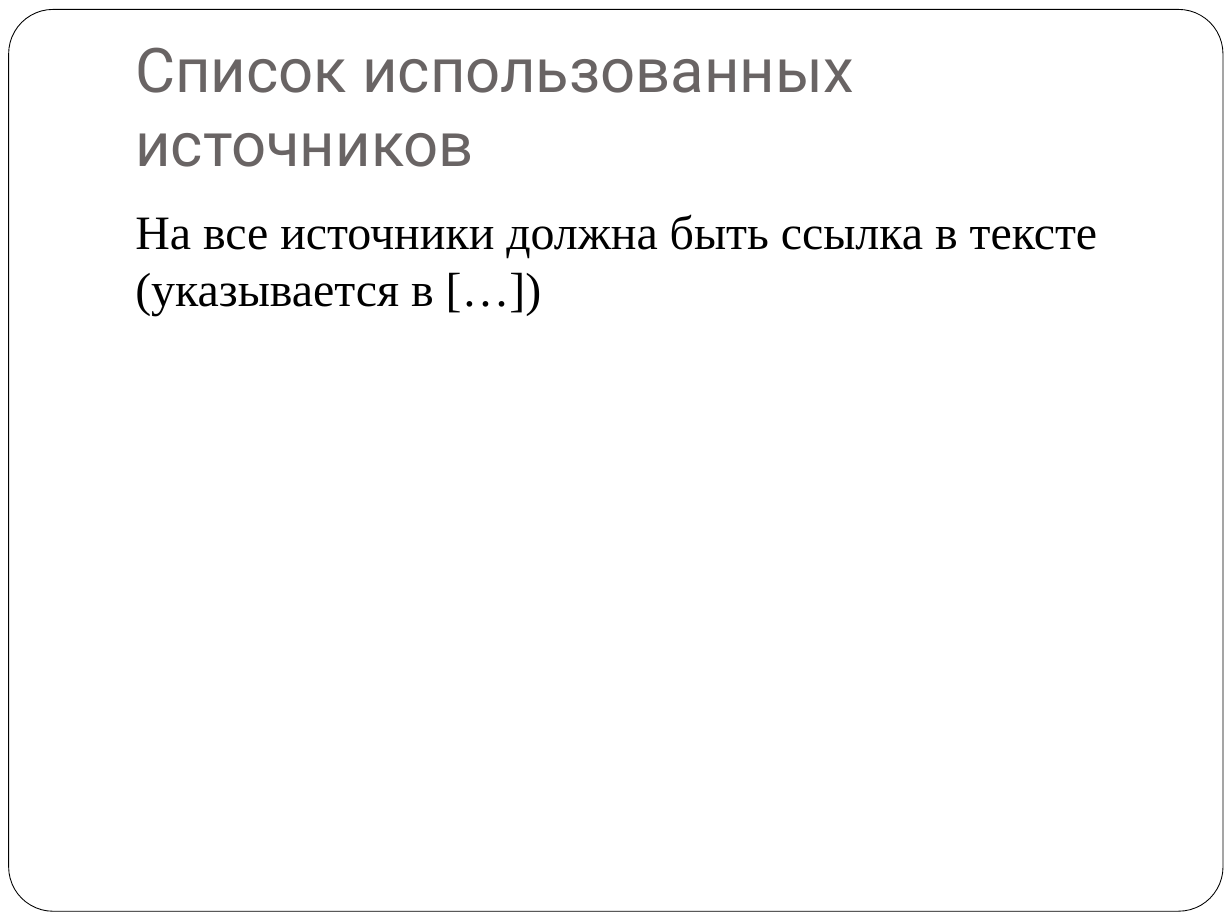
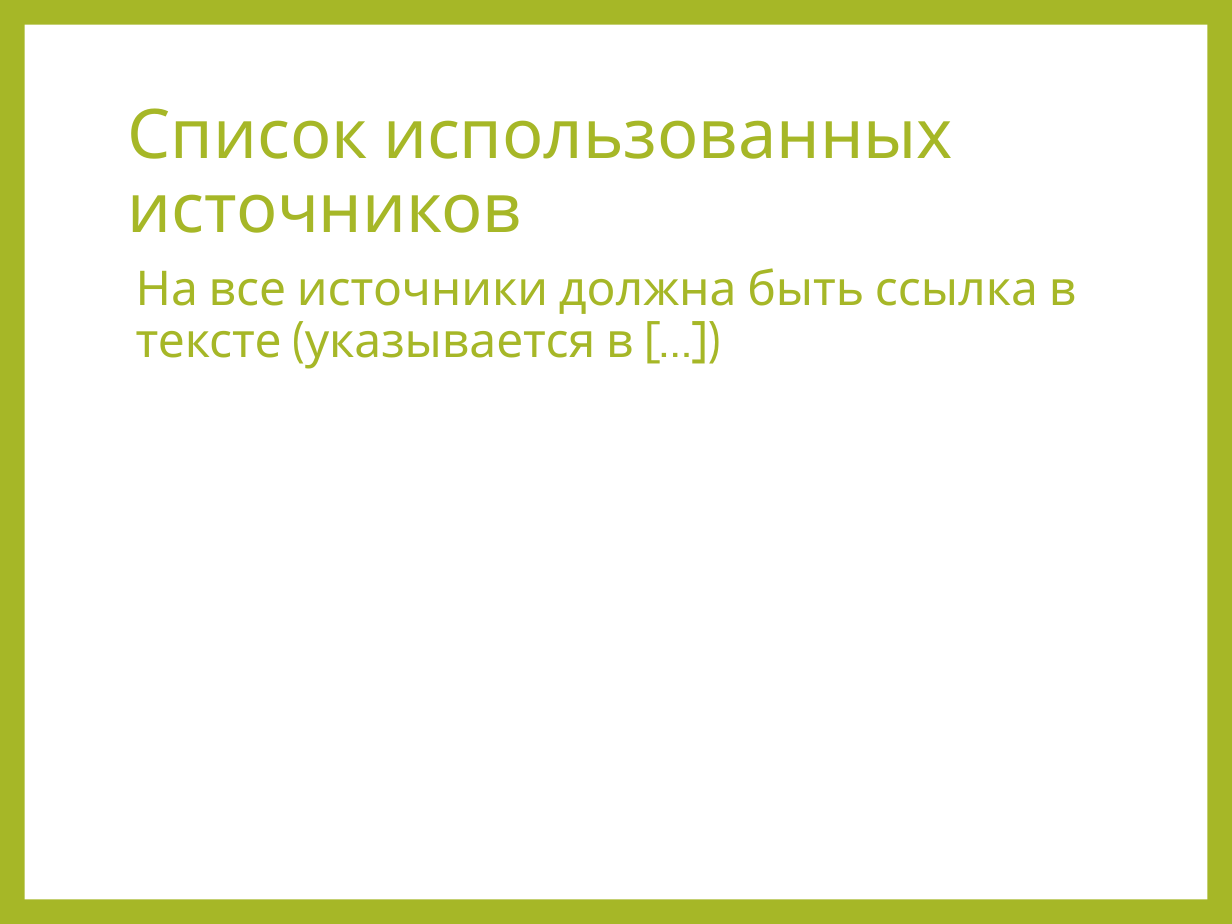
Before and after one commit to KlosHiHi/CursedProj, a slide deck: slide 22 of files/Курсовое проектирование 2026.pptx. Drawn at 1232x924 pixels with LibreOffice and Linux fonts; fonts in the diff are those of the drawing. Boxes give left, top, right and bottom in pixels: in the first picture for what was removed or moved away, otherwise in the second. Text is boxed around its words. In the diff, an @@ line names an element or a change of style, - is before the commit and + after.

```diff
--- a/files/Курсовое проектирование 2026.pptx
+++ b/files/Курсовое проектирование 2026.pptx
@@ background #FFFFFF to #A6B727 @@
@@ rounded rectangle removed at box(9, 10, 1223, 912) @@
@@ rectangle added at box(25, 25, 1207, 899), fill #FFFFFF @@
@@ title "Список использованных источников": place and size @@
-title "Список использованных источников" at box(135, 47, 853, 167)
+title "Список использованных источников" at box(128, 108, 953, 233)
@@ title "Список использованных источников" at box(128, 108, 953, 233): size 36 to 40 pt, font Roboto to Cabin, text colour #696464 to #A6B727; line spacing 1 to 0.9; vertical alignment bottom to middle @@
@@ text "На все источники должна быть ...": place and size @@
-text "На все источники должна быть ..." at box(135, 214, 1098, 316)
+text "На все источники должна быть ..." at box(136, 268, 1077, 369)
@@ text "На все источники должна быть ..." at box(136, 268, 1077, 369): font Times New Roman to Cabin, text colour #000000 to #A6B727; line spacing 1 to 0.9; more space between paragraphs @@
```
Also in this commit, not shown: 21 other slides changed, 5 other files.
